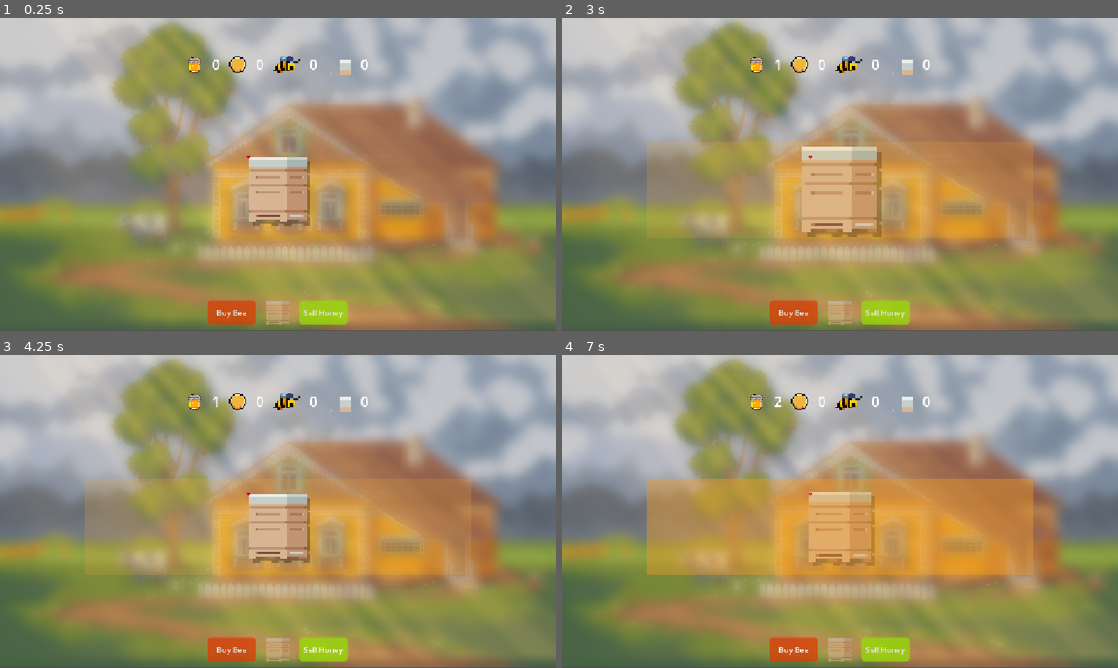
Above: before the commit, frames 1-4 (two rows, left to right).
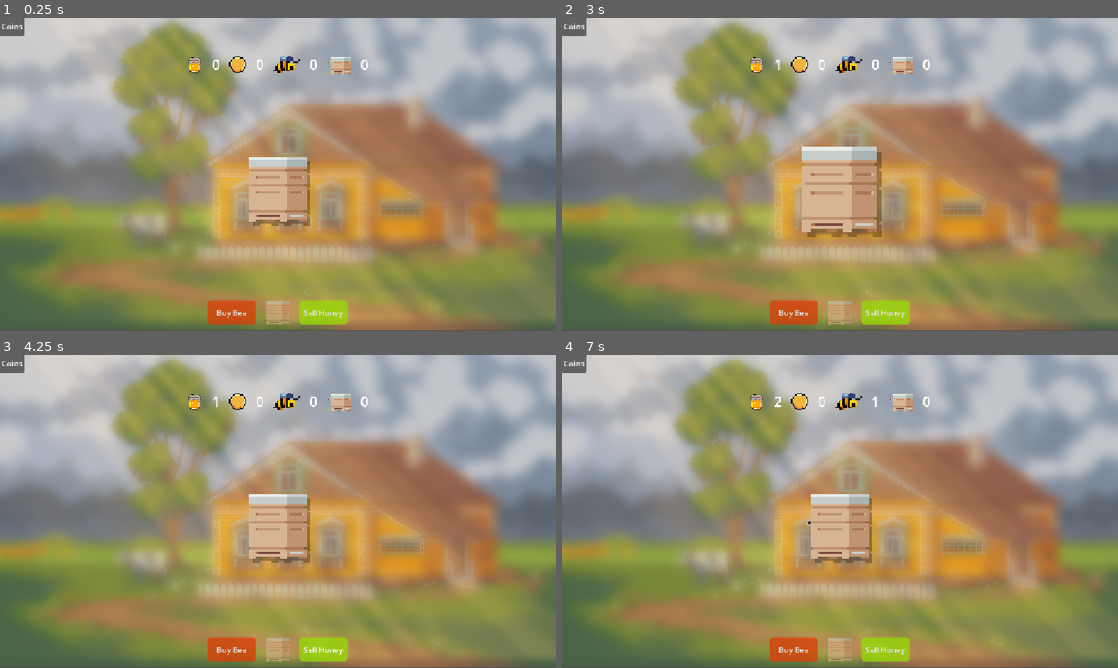
Above: after the commit, the same moments.

Repository: IceForBaking/beehiveDemo
Game: Godot game, scene res://scenes/world.tscn
The game is run twice, just before and just after one commit, with the same random seed, the same clock (stepped at 60 frames per second) and the same inputs.
Inputs (mouse positions are in pixels of both pictures, inside the frame that each line leads up to):
- Up to frame 1 (0.25 s): no input
- Up to frame 2 (3 s): click (573, 27) at 0.5 s, where only the run after the commit has a clickable "Coins"; click (840, 190) at 1.25 s; drag from (840, 312) to (840, 190) at 2.02 s; drag from (728, 190) to (812, 237) at 2.77 s
- Up to frame 3 (4.25 s): move the mouse to (333, 442) at 3.52 s; hold Right (ui_right) from 3.53 s (still down)
- Up to frame 4 (7 s): release Right (ui_right) at 4.25 s; drag from (812, 574) to (673, 464) at 4.27 s; click "Buy Bee" at 5 s; click (867, 524) at 5.77 s; move the mouse to (1006, 558) at 6.52 s; hold Left (ui_left) from 6.53 s (still down)

The runs differ from the first frame. In frame 1, 0.4% of the frame differs, in the area x 0-64%, y 0-46%; in frame 2, 1.0%; in frame 3, 0.4%; in frame 4, 17%, in the area x 0-85%, y 0-71%.

Commit message:
Started adding funds to the balance.

Diff:
--- a/MergeManager.gd
+++ b/MergeManager.gd
@@ -1,6 +1,11 @@
 extends Node
 
 var max_level : int = 3
+
+var merge_purchase : Dictionary = {
+	"level_2": 40,
+	"level_3": 80
+}
 
 var merge_obg : Array[PackedScene] = [
 	preload("res://scenes/bee.tscn"),
--- a/globals/Globals.gd
+++ b/globals/Globals.gd
@@ -6,7 +6,7 @@
 var for_sell_honey := 10
 
 var coins := 0
-var coins_for_purchase := 100
+var coins_for_purchase := 10
 
 var current_bee := 0
 var max_bee := 10
--- a/project.godot
+++ b/project.godot
@@ -16,7 +16,7 @@
 
 config/name="Beehive"
 run/main_scene="uid://d1le6jp6gedne"
-config/features=PackedStringArray("4.6", "Mobile")
+config/features=PackedStringArray("4.7", "Mobile")
 
 [autoload]
 
--- a/scenes/bee.gd
+++ b/scenes/bee.gd
@@ -4,6 +4,7 @@
 
 @export var update_from_bee := 1
 @export var level : int = 1
+@export var merge_purchase : int = 1
 @export var center : Vector2 = Vector2()
 
 var is_dragging = false
@@ -39,6 +40,7 @@
 
 func merg_obj(other_merge_obj):
 
+	#if Globals.coins >= merge_purchase:
 	var spawn_pos = other_merge_obj.global_position
 	MergeManager.spawn_merge_obj(spawn_pos, level)
 
@@ -59,7 +61,7 @@
 	is_dragging = false
 
 func _on_area_entered(area: Area2D) -> void:
-	if area.is_in_group("merge"):
+	if area.is_in_group("merge") and Globals.coins >= merge_purchase:
 		area.is_dragging = true
 		if area.level == level:
 			if area.get_instance_id() > get_instance_id():
--- a/scenes/bee.tscn
+++ b/scenes/bee.tscn
@@ -14,6 +14,7 @@
 [node name="Bee" type="Area2D" unique_id=1427412231 groups=["merge"]]
 z_index = 1
 script = ExtResource("1_ogg2i")
+merge_purchase = 40
 
 [node name="Button" type="Button" parent="." unique_id=336465275]
 offset_left = -7.0
--- a/scenes/bee2.tscn
+++ b/scenes/bee2.tscn
@@ -12,8 +12,9 @@
 collision_layer = 2
 collision_mask = 2
 script = ExtResource("1_hpmof")
-update_from_bee = 3
+update_from_bee = 5
 level = 2
+merge_purchase = 80
 
 [node name="Button" type="Button" parent="." unique_id=336465275]
 offset_left = -7.0
--- a/scenes/bee3.tscn
+++ b/scenes/bee3.tscn
@@ -12,7 +12,7 @@
 collision_layer = 4
 collision_mask = 0
 script = ExtResource("1_08vg6")
-update_from_bee = 5
+update_from_bee = 12
 level = 3
 
 [node name="Button" type="Button" parent="." unique_id=336465275]
--- a/scenes/beehive_shop.gd
+++ b/scenes/beehive_shop.gd
@@ -6,8 +6,8 @@
 @onready var beehive_buying_button: TextureRect = %BeehiveBuyingButton
 
 var honey_seller := -10
-var coins_update := 1000
-var coins_reset := -100
+var coins_update := 1
+var coins_reset := -10
 var bee_update := 1
 
 func spawn_point_updater():
--- /dev/null
+++ b/scenes/dev_coins_button.gd
@@ -0,0 +1,6 @@
+extends Button
+
+
+
+func _on_pressed() -> void:
+	Globals.coins += 10
--- a/scenes/world.tscn
+++ b/scenes/world.tscn
@@ -15,7 +15,7 @@
 [ext_resource type="Texture2D" uid="uid://c6messjshhgb6" path="res://assets/beeicon3.png" id="10_o8fc1"]
 [ext_resource type="Script" uid="uid://b54m5lxgscwub" path="res://scenes/beehive_shop.gd" id="10_q5onr"]
 [ext_resource type="AudioStream" uid="uid://dhdqevs8jjabn" path="res://sounds/Spring Break.wav" id="14_o8fc1"]
-[ext_resource type="Script" uid="uid://chou68v31ecb7" path="res://scenes/merge_system.gd" id="16_dss4m"]
+[ext_resource type="Script" uid="uid://b7xa0xdyk43f4" path="res://scenes/dev_coins_button.gd" id="15_dss4m"]
 
 [sub_resource type="ShaderMaterial" id="ShaderMaterial_k0juu"]
 shader = ExtResource("2_4wyf3")
@@ -39,9 +39,6 @@
 shader_parameter/hdr = false
 shader_parameter/seed = 8.155
 
-[sub_resource type="RectangleShape2D" id="RectangleShape2D_i7141"]
-size = Vector2(801, 200)
-
 [sub_resource type="SphereMesh" id="SphereMesh_w7kh3"]
 
 [sub_resource type="AtlasTexture" id="AtlasTexture_w7kh3"]
@@ -143,25 +140,21 @@
 theme_override_constants/margin_bottom = 10
 
 [node name="PlaceContainer" type="HBoxContainer" parent="HUD/BeehiveUI" unique_id=1025365860]
+custom_minimum_size = Vector2(800, 200)
 layout_mode = 2
 size_flags_horizontal = 4
 size_flags_vertical = 4
 script = ExtResource("3_71j4m")
 
-[node name="ShopArea" type="Area2D" parent="HUD/BeehiveUI/PlaceContainer" unique_id=176875012]
-
-[node name="CollisionShape2D" type="CollisionShape2D" parent="HUD/BeehiveUI/PlaceContainer/ShopArea" unique_id=527294528]
-position = Vector2(400.5, 101)
-shape = SubResource("RectangleShape2D_i7141")
-
-[node name="Marker2D" type="Marker2D" parent="HUD/BeehiveUI/PlaceContainer/ShopArea" unique_id=949325767]
-position = Vector2(400.725, 101.285)
-
-[node name="Camera2D" type="Camera2D" parent="HUD/BeehiveUI/PlaceContainer/ShopArea/Marker2D" unique_id=1102121252]
+[node name="Marker2D" type="Marker2D" parent="HUD/BeehiveUI/PlaceContainer" unique_id=949325767]
+position = Vector2(400.72498, 101.285)
+
+[node name="Camera2D" type="Camera2D" parent="HUD/BeehiveUI/PlaceContainer/Marker2D" unique_id=1102121252]
 unique_name_in_owner = true
 limit_bottom = 651
 
 [node name="ColorRect" type="ColorRect" parent="HUD/BeehiveUI/PlaceContainer" unique_id=1863071163]
+visible = false
 custom_minimum_size = Vector2(800, 200)
 layout_mode = 2
 size_flags_horizontal = 6
@@ -181,6 +174,7 @@
 
 [node name="SpawnPoint" type="Marker2D" parent="HUD/BeehiveUI/BeehiveContainer" unique_id=1293196921]
 unique_name_in_owner = true
+visible = false
 
 [node name="MeshInstance2D" type="MeshInstance2D" parent="HUD/BeehiveUI/BeehiveContainer/SpawnPoint" unique_id=1882811914]
 modulate = Color(0.803278, 6.32679e-05, 0.156364, 1)
@@ -243,13 +237,23 @@
 size_flags_vertical = 4
 texture = SubResource("AtlasTexture_o8fc1")
 expand_mode = 1
-stretch_mode = 1
 
 [node name="BeehiveCounterLabel" type="Label" parent="HUD/BeehiveUI/DataInt/HBoxContainer" unique_id=311506868]
 unique_name_in_owner = true
 layout_mode = 2
 theme_override_font_sizes/font_size = 28
 text = "0"
+
+[node name="HBoxContainer2" type="HBoxContainer" parent="HUD/BeehiveUI/DataInt" unique_id=806817723]
+visible = false
+layout_mode = 2
+size_flags_horizontal = 4
+size_flags_vertical = 0
+theme_override_constants/separation = 20
+
+[node name="Panel" type="PanelContainer" parent="HUD/BeehiveUI/DataInt/HBoxContainer2" unique_id=489328468]
+custom_minimum_size = Vector2(400, 80)
+layout_mode = 2
 
 [node name="BeehiveShop" type="GridContainer" parent="HUD/BeehiveUI" unique_id=1158650538]
 unique_name_in_owner = true
@@ -334,24 +338,26 @@
 layout_mode = 2
 text = "Buy New Apiary"
 
-[node name="AutoClickTimer" type="Timer" parent="." unique_id=1389832961]
-autostart = true
+[node name="DevCont" type="HBoxContainer" parent="HUD" unique_id=1579806017]
+offset_right = 40.0
+offset_bottom = 40.0
+
+[node name="Button" type="Button" parent="HUD/DevCont" unique_id=937640049]
+layout_mode = 2
+text = "Coins
+
+"
+script = ExtResource("15_dss4m")
 
 [node name="AudioStreamPlayer" type="AudioStreamPlayer" parent="." unique_id=1412169842]
 stream = ExtResource("14_o8fc1")
 volume_db = -10.0
 autoplay = true
 
-[node name="MergeSystem" type="Node2D" parent="." unique_id=218808392]
-script = ExtResource("16_dss4m")
-
-[connection signal="area_entered" from="HUD/BeehiveUI/PlaceContainer/ShopArea" to="HUD/BeehiveUI/PlaceContainer" method="_on_shop_area_area_entered"]
-[connection signal="area_exited" from="HUD/BeehiveUI/PlaceContainer/ShopArea" to="HUD/BeehiveUI/PlaceContainer" method="_on_shop_area_area_exited"]
-[connection signal="gui_input" from="HUD/BeehiveUI/PlaceContainer/ColorRect" to="HUD/BeehiveUI" method="_on_color_rect_gui_input"]
 [connection signal="mouse_entered" from="HUD/BeehiveUI/PlaceContainer/ColorRect" to="HUD/BeehiveUI/PlaceContainer" method="_on_color_rect_mouse_entered"]
 [connection signal="mouse_exited" from="HUD/BeehiveUI/PlaceContainer/ColorRect" to="HUD/BeehiveUI/PlaceContainer" method="_on_color_rect_mouse_exited"]
 [connection signal="pressed" from="HUD/BeehiveUI/BeehiveShop/BuyBeeButton" to="HUD/BeehiveUI/BeehiveShop" method="_on_buy_bee_button_pressed"]
 [connection signal="beehive_spawn" from="HUD/BeehiveUI/BeehiveShop/BeehiveBuyingButton" to="HUD/BeehiveUI/BeehiveContainer" method="_on_shop_beehive_beehive_spawn"]
 [connection signal="check_max_beehives" from="HUD/BeehiveUI/BeehiveShop/BeehiveBuyingButton" to="HUD/BeehiveUI/BeehiveShop" method="_on_beehive_buying_button_check_max_beehives"]
 [connection signal="pressed" from="HUD/BeehiveUI/BeehiveShop/SellHoneyButton" to="HUD/BeehiveUI/BeehiveShop" method="_on_sell_honey_button_pressed"]
-[connection signal="timeout" from="AutoClickTimer" to="HUD/BeehiveUI/BeehiveContainer/Beehive2" method="_on_auto_click_timer_timeout"]
+[connection signal="pressed" from="HUD/DevCont/Button" to="HUD/DevCont/Button" method="_on_pressed"]
Not shown, added: scenes/dev_coins_button.gd.uid
